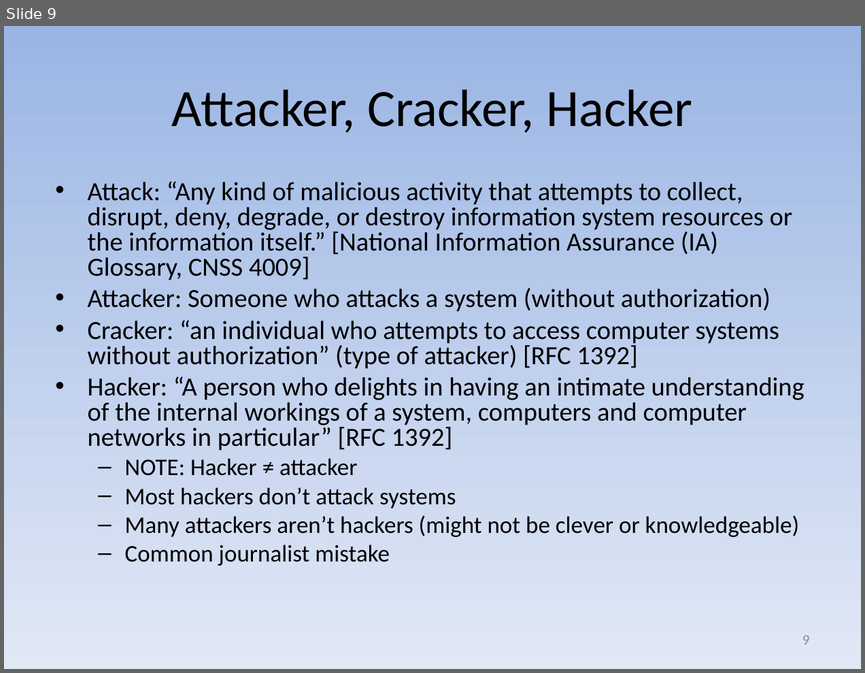
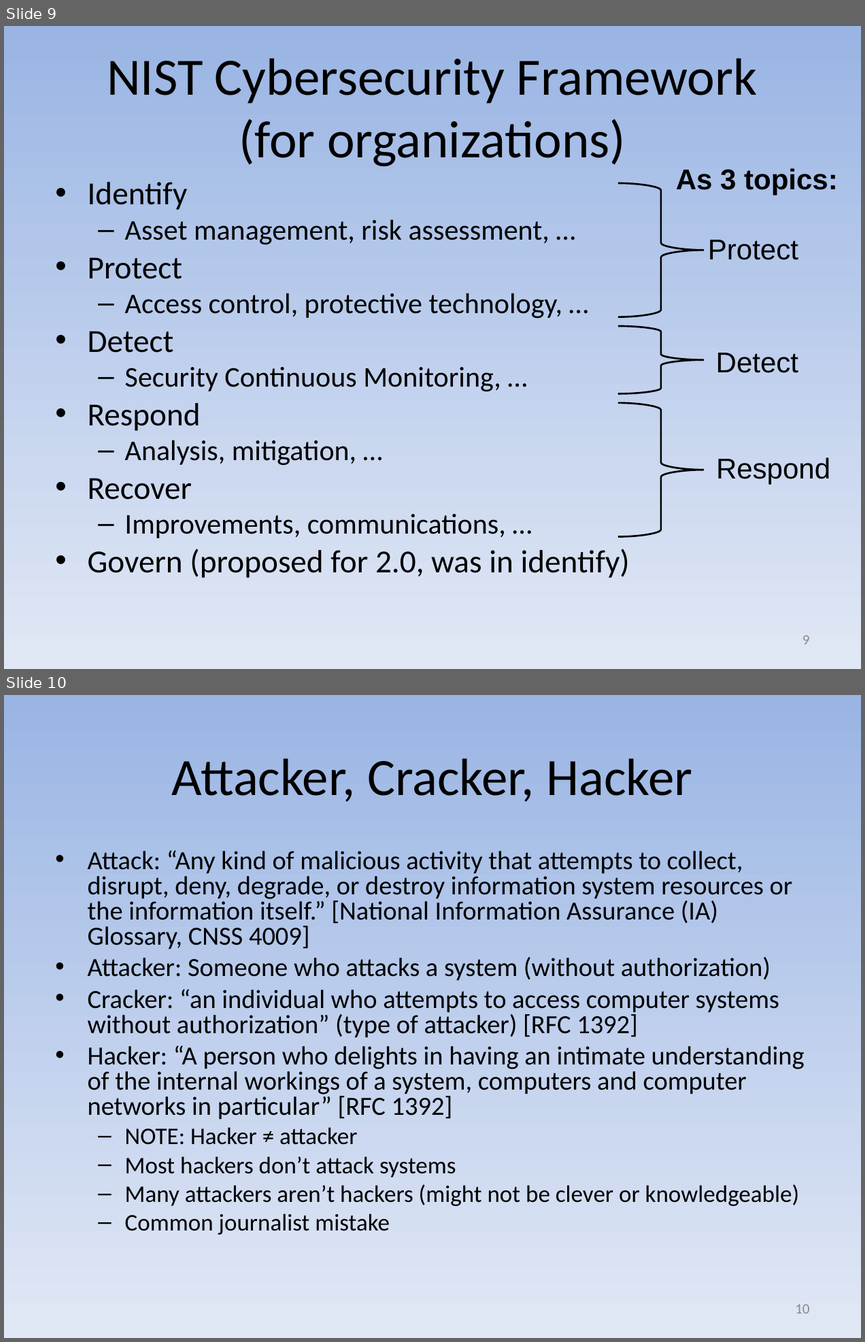
Before and after one commit to david-a-wheeler/david-a-wheeler.github.io, a slide deck: secure-class/presentations/Secure-Software-1-Introduction.ppt. Shown one above the other, each under a label of ours: slide 9 before the commit, slides 9 and 10 after it. The pictures are 865x673 and 865x1342 pixels, drawn with LibreOffice and Linux fonts; fonts in the diff are those of the drawing. Boxes give left, top, right and bottom in pixels: in the first picture for what was removed or moved away, otherwise in the second. Text is boxed around its words. In the diff, an @@ line names an element or a change of style, - is before the commit and + after.

```diff
--- a/secure-class/presentations/Secure-Software-1-Introduction.ppt
+++ b/secure-class/presentations/Secure-Software-1-Introduction.ppt
@@ slide 9 added at [4, 26, 861, 669], background gradient #9AB5E4 to #E1E8F5 @@
@@ title added at [107, 58, 757, 167], 44 pt, text #000000 @@
+NIST Cybersecurity Framework
+(for organizations)
@@ text added at [676, 168, 838, 195], 24 pt, text #000000, bold @@
+As 3 topics:
@@ text added at [88, 182, 630, 577], 24 pt, text #000000 @@
+• Identify
+  – Asset management, risk assessment, …
+• Protect
+  – Access control, protective technology, …
+• Detect
+  – Security Continuous Monitoring, …
+• Respond
+  – Analysis, mitigation, …
+• Recover
+  – Improvements, communications, …
+• Govern (proposed for 2.0, was in identify)
@@ freeform shape added at [618, 183, 704, 316], outline #000000 1.5 pt @@
@@ text added at [708, 240, 798, 260], 24 pt, text #000000 @@
+Protect
@@ freeform shape added at [618, 326, 704, 394], outline #000000 1.5 pt @@
@@ text added at [716, 352, 798, 373], 24 pt, text #000000 @@
+Detect
@@ freeform shape added at [618, 403, 704, 537], outline #000000 1.5 pt @@
@@ text added at [716, 457, 830, 484], 24 pt, text #000000 @@
+Respond
@@ page number added at [802, 635, 810, 644], 12 pt, text #898989 @@
+9
@@ what was slide 9 is now slide 10 @@
@@ page number at [795, 1304, 809, 1313]: text changed @@
-9
+10
```
Also in this commit, not shown: 10 slides changed, 2 other slides added, 1 other file.
